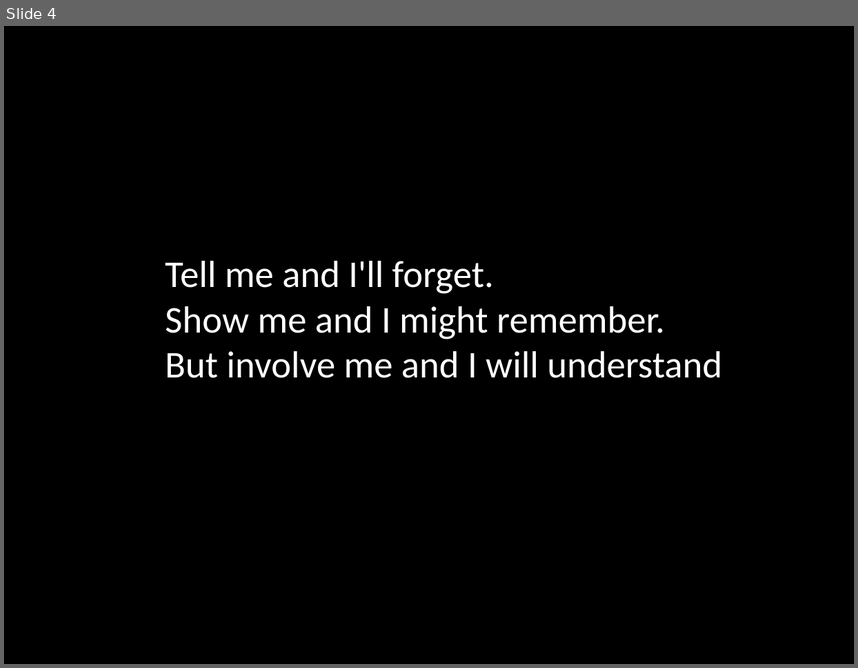
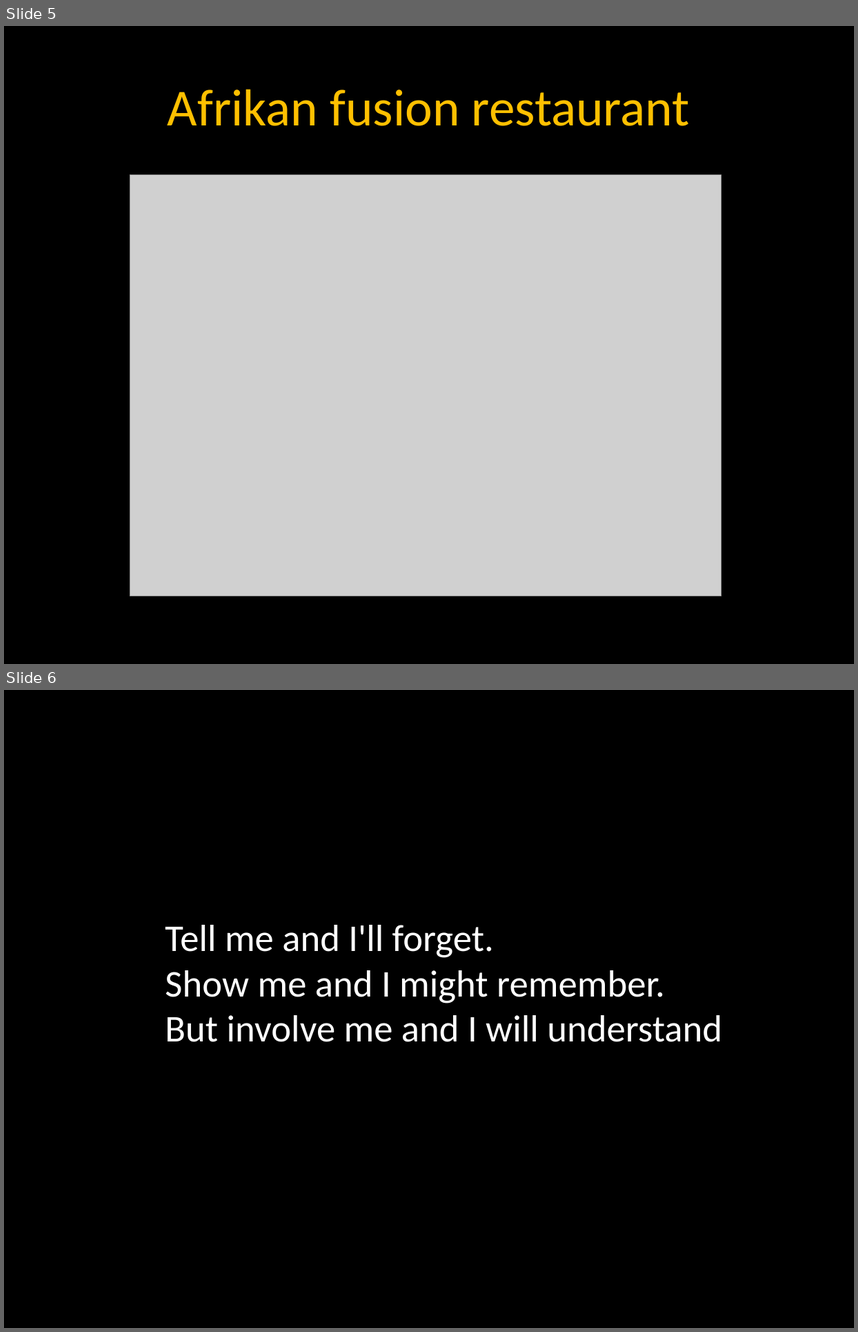
Before and after one commit to lynnUg/Duckmaze, a slide deck: CodePresentation.pptx. Shown one above the other, each under a label of ours: slide 4 before the commit, slides 5 and 6 after it. The pictures are 858x668 and 858x1332 pixels, drawn with LibreOffice and Linux fonts; fonts in the diff are those of the drawing; grey boxes stand for pictures. Boxes give left, top, right and bottom in pixels: in the first picture for what was removed or moved away, otherwise in the second. Text is boxed around its words. In the diff, an @@ line names an element or a change of style, - is before the commit and + after.

```diff
--- a/CodePresentation.pptx
+++ b/CodePresentation.pptx
@@ slide 5 added at [4,26,854,664], background #000000 @@
@@ title added at [168,89,690,126], 44 pt, text #FFC000 @@
+Afrikan fusion restaurant
@@ picture added at [130,175,721,595] @@
@@ what was slide 4 is now slide 6 @@
```
Also in this commit, not shown: 1 slide changed, 1 other slide added.
